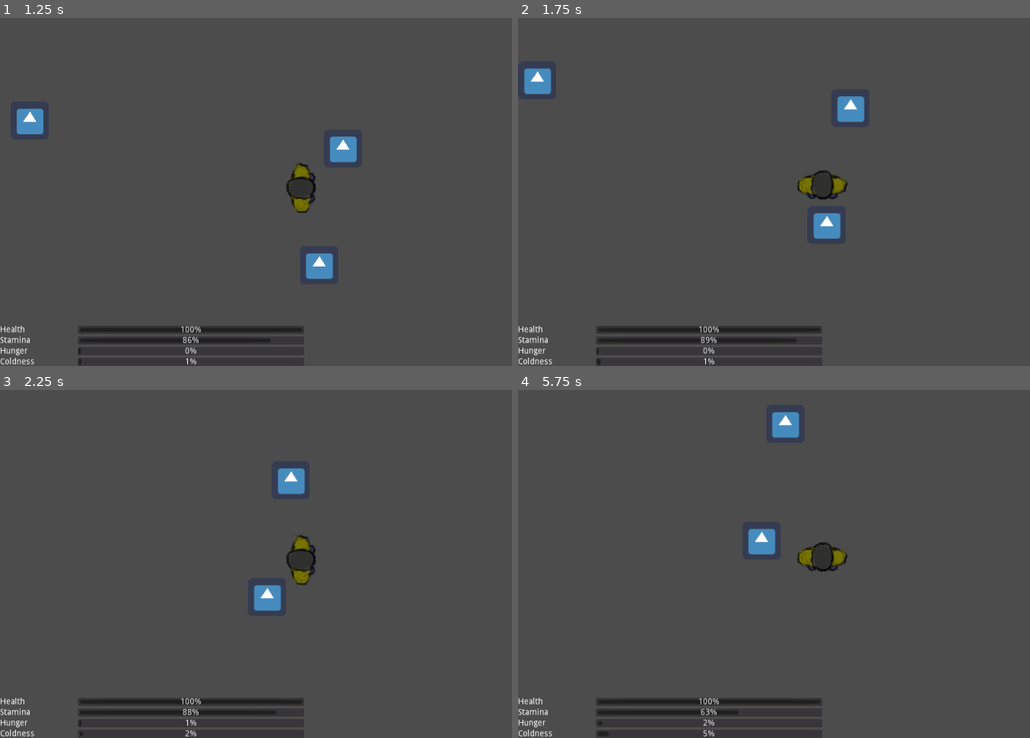
Above: before the commit, frames 1-4 (two rows, left to right).
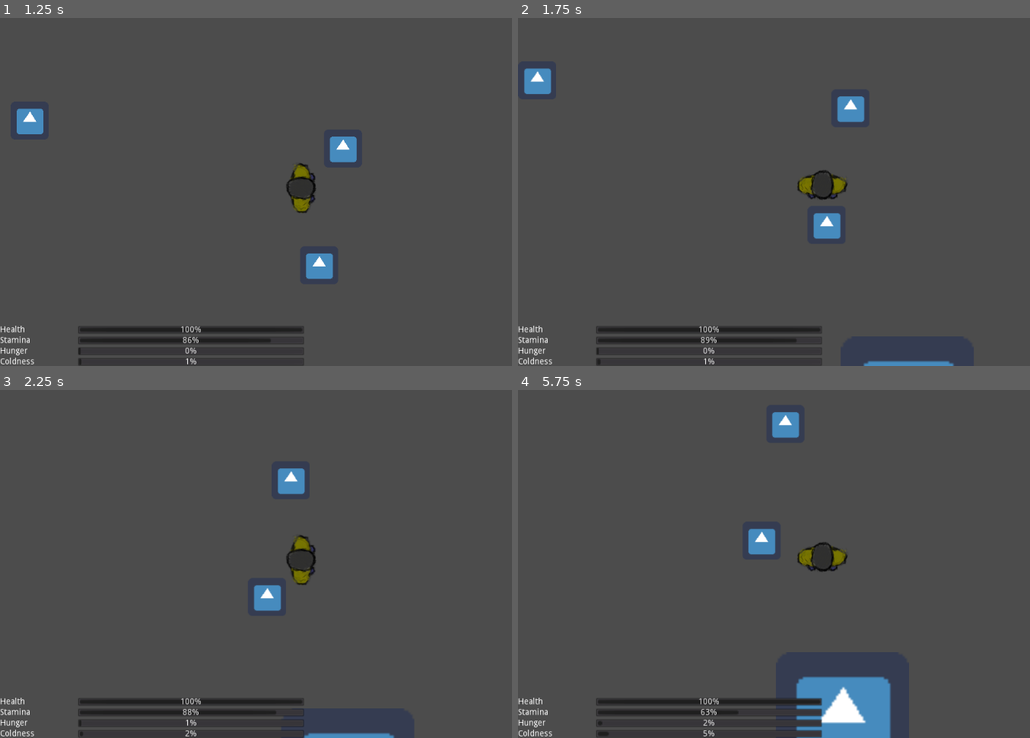
Above: after the commit, the same moments.

Repository: MilanVasko/ludum-dare-50
Game: Godot game, scene res://ingame/ingame.tscn
The game is run twice, just before and just after one commit, with the same random seed, the same clock (stepped at 60 frames per second) and the same inputs. The engine's default icon, where the game draws it, is replaced by a stand-in: a white triangle on a blue panel in a dark square.
Inputs:
- Up to frame 1 (1.25 s): tap Enter at 0.5 s; hold D (right) from 0.53 s (still down); hold Shift (run) from 0.53 s (still down)
- Up to frame 2 (1.75 s): release D (right) at 1.28 s; release Shift (run) at 1.28 s; hold S (down) from 1.28 s (still down); tap E (use) at 1.35 s
- Up to frame 3 (2.25 s): tap Space at 2 s; release S (down) at 2.03 s; hold D (right) from 2.03 s (still down); hold Shift (run) from 2.03 s (still down)
- Up to frame 4 (5.75 s): release D (right) at 2.78 s; release Shift (run) at 2.78 s; hold W (up) 2.78-3.53 s; tap E (use) at 2.85, 4.35 s; hold Shift (run) 3.53-4.28 s; hold A (left) 3.53-5.03 s; tap Enter at 4.25 s; tap Space at 5 s; hold S (down) from 5.03 s (still down); hold Shift (run) from 5.03 s (still down)

Frame 1 is identical in both runs. In frame 2, 0.3% of the frame differs, in the area x 67-86%, y 98-100%; in frame 3, 0.3%; in frame 4, 3.0%, in the area x 54-73%, y 82-100%.

Commit message:
Add exit object

Diff:
--- /dev/null
+++ b/exit/exit.gd
@@ -0,0 +1,4 @@
+extends Area2D
+
+func arrive() -> void:
+	print("You've escaped!")
--- /dev/null
+++ b/exit/exit.tscn
@@ -0,0 +1,17 @@
+[gd_scene load_steps=4 format=2]
+
+[ext_resource path="res://icon.png" type="Texture" id=1]
+[ext_resource path="res://exit/exit.gd" type="Script" id=2]
+
+[sub_resource type="RectangleShape2D" id=1]
+extents = Vector2( 110, 110 )
+
+[node name="Exit" type="Area2D"]
+script = ExtResource( 2 )
+
+[node name="Sprite" type="Sprite" parent="."]
+scale = Vector2( 3.5, 3.5 )
+texture = ExtResource( 1 )
+
+[node name="CollisionShape2D" type="CollisionShape2D" parent="."]
+shape = SubResource( 1 )
--- a/ingame/ingame.tscn
+++ b/ingame/ingame.tscn
@@ -1,19 +1,17 @@
-[gd_scene load_steps=6 format=2]
+[gd_scene load_steps=7 format=2]
 
 [ext_resource path="res://fire/fire.tscn" type="PackedScene" id=1]
 [ext_resource path="res://player/player.tscn" type="PackedScene" id=2]
 [ext_resource path="res://ingame_gui/ingame_gui.tscn" type="PackedScene" id=3]
 [ext_resource path="res://obstacle/obstacle.tscn" type="PackedScene" id=4]
 [ext_resource path="res://radio/radio.tscn" type="PackedScene" id=5]
+[ext_resource path="res://exit/exit.tscn" type="PackedScene" id=6]
 
 [node name="Ingame" type="Node2D"]
 
 [node name="CanvasLayer" type="CanvasLayer" parent="."]
 
 [node name="GUI" parent="CanvasLayer" instance=ExtResource( 3 )]
-
-[node name="Player" parent="." instance=ExtResource( 2 )]
-position = Vector2( 319, 203 )
 
 [node name="Obstacle" parent="." instance=ExtResource( 4 )]
 position = Vector2( 102, 89 )
@@ -28,3 +26,9 @@
 
 [node name="Radio" parent="Fire" instance=ExtResource( 5 )]
 position = Vector2( -117, 270 )
+
+[node name="Exit" parent="." instance=ExtResource( 6 )]
+position = Vector2( 725, 633 )
+
+[node name="Player" parent="." instance=ExtResource( 2 )]
+position = Vector2( 319, 203 )
--- /dev/null
+++ b/player/feet.gd
@@ -0,0 +1,21 @@
+extends Area2D
+
+func _on_object_entered(body: CollisionObject2D) -> void:
+	object_entered(body)
+
+func _on_object_exited(body: CollisionObject2D) -> void:
+	object_exited(body)
+
+func _on_area_entered(area: CollisionObject2D) -> void:
+	object_entered(area)
+
+func _on_area_exited(area: CollisionObject2D) -> void:
+	object_exited(area)
+
+func object_entered(obj: CollisionObject2D) -> void:
+	if obj.has_method("arrive"):
+		obj.arrive()
+
+func object_exited(_obj: CollisionObject2D) -> void:
+	# nothing
+	pass
--- a/player/player.tscn
+++ b/player/player.tscn
@@ -1,9 +1,10 @@
-[gd_scene load_steps=8 format=2]
+[gd_scene load_steps=10 format=2]
 
 [ext_resource path="res://player/player.png" type="Texture" id=1]
 [ext_resource path="res://player/player.gd" type="Script" id=2]
 [ext_resource path="res://player/player_still2.png" type="Texture" id=3]
 [ext_resource path="res://player/hands.gd" type="Script" id=4]
+[ext_resource path="res://player/feet.gd" type="Script" id=5]
 
 [sub_resource type="SpriteFrames" id=2]
 animations = [ {
@@ -19,11 +20,11 @@
 [sub_resource type="CircleShape2D" id=3]
 radius = 114.355
 
+[sub_resource type="CircleShape2D" id=4]
+radius = 23.0868
+
 [node name="Player" type="KinematicBody2D"]
 script = ExtResource( 2 )
-
-[node name="Hands" type="Node2D" parent="."]
-script = ExtResource( 4 )
 
 [node name="Camera2D" type="Camera2D" parent="."]
 current = true
@@ -36,12 +37,23 @@
 [node name="CollisionShape2D" type="CollisionShape2D" parent="."]
 shape = SubResource( 1 )
 
-[node name="Area2D" type="Area2D" parent="."]
+[node name="Hands" type="Area2D" parent="."]
+script = ExtResource( 4 )
 
-[node name="CollisionShape2D" type="CollisionShape2D" parent="Area2D"]
+[node name="CollisionShape2D" type="CollisionShape2D" parent="Hands"]
 shape = SubResource( 3 )
 
-[connection signal="area_entered" from="Area2D" to="Hands" method="_on_area_entered"]
-[connection signal="area_exited" from="Area2D" to="Hands" method="_on_area_exited"]
-[connection signal="body_entered" from="Area2D" to="Hands" method="_on_object_entered"]
-[connection signal="body_exited" from="Area2D" to="Hands" method="_on_object_exited"]
+[node name="Feet" type="Area2D" parent="."]
+script = ExtResource( 5 )
+
+[node name="CollisionShape2D" type="CollisionShape2D" parent="Feet"]
+shape = SubResource( 4 )
+
+[connection signal="area_entered" from="Hands" to="Hands" method="_on_area_entered"]
+[connection signal="area_exited" from="Hands" to="Hands" method="_on_area_exited"]
+[connection signal="body_entered" from="Hands" to="Hands" method="_on_object_entered"]
+[connection signal="body_exited" from="Hands" to="Hands" method="_on_object_exited"]
+[connection signal="area_entered" from="Feet" to="Feet" method="_on_area_entered"]
+[connection signal="area_exited" from="Feet" to="Feet" method="_on_area_exited"]
+[connection signal="body_entered" from="Feet" to="Feet" method="_on_object_entered"]
+[connection signal="body_exited" from="Feet" to="Feet" method="_on_object_exited"]
